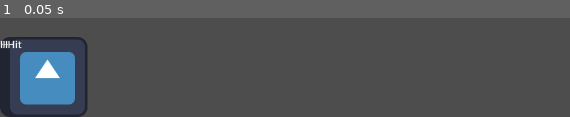
Above: before the commit, frame 1.
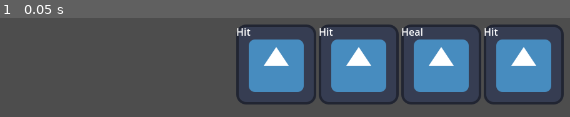
Above: after the commit, the same moment.

Repository: IsaelGabriel/tamer-game
Game: Godot game, scene res://nodes/battle_scene.tscn
Two runs of this game, one before a commit and one after it. Both use one fixed random seed, a clock stepped at 60 frames per second and the inputs below. The project has no main scene, so this scene is started directly. The engine's default icon, where the game draws it, is replaced by a stand-in: a white triangle on a blue panel in a dark square.
Inputs:
- Up to frame 1 (0.05 s): no input

The runs differ from the first frame. In frame 1, 34% of the frame differs, in the area x 0-99%, y 7-100%.

Commit message:
Fix SkillCard position in container

Diff:
--- a/nodes/battle_scene.tscn
+++ b/nodes/battle_scene.tscn
@@ -16,10 +16,16 @@
 grow_vertical = 2
 
 [node name="SkillCardContainer" type="HBoxContainer" parent="UI"]
-layout_mode = 0
-offset_top = 592.0
-offset_right = 1280.0
-offset_bottom = 720.0
+layout_mode = 1
+anchors_preset = 12
+anchor_top = 1.0
+anchor_right = 1.0
+anchor_bottom = 1.0
+offset_top = -20.0
+offset_bottom = -20.0
+grow_horizontal = 2
+grow_vertical = 0
+alignment = 1
 
 [node name="BattleMonster" type="Node2D" parent="." node_paths=PackedStringArray("skill_manager", "skill_card_container")]
 script = ExtResource("1_bi648")
--- a/nodes/skill_card.tscn
+++ b/nodes/skill_card.tscn
@@ -3,22 +3,20 @@
 [ext_resource type="Texture2D" uid="uid://co2agy24wno1q" path="res://icon.svg" id="1_1akrb"]
 [ext_resource type="Script" path="res://scripts/skill_card.gd" id="1_6ou5y"]
 
-[node name="SkillCard" type="Control" node_paths=PackedStringArray("name_label")]
-layout_mode = 3
-anchors_preset = 15
-anchor_right = 1.0
+[node name="SkillCard" type="TextureRect" node_paths=PackedStringArray("name_label")]
+anchors_preset = 7
+anchor_left = 0.5
+anchor_top = 1.0
+anchor_right = 0.5
 anchor_bottom = 1.0
+offset_left = -64.0
+offset_top = -128.0
+offset_right = 64.0
 grow_horizontal = 2
-grow_vertical = 2
+grow_vertical = 0
+texture = ExtResource("1_1akrb")
 script = ExtResource("1_6ou5y")
 name_label = NodePath("Label")
-
-[node name="TextureRect" type="TextureRect" parent="."]
-layout_mode = 0
-offset_right = 128.0
-offset_bottom = 128.0
-texture = ExtResource("1_1akrb")
-stretch_mode = 4
 
 [node name="Label" type="Label" parent="."]
 layout_mode = 0
